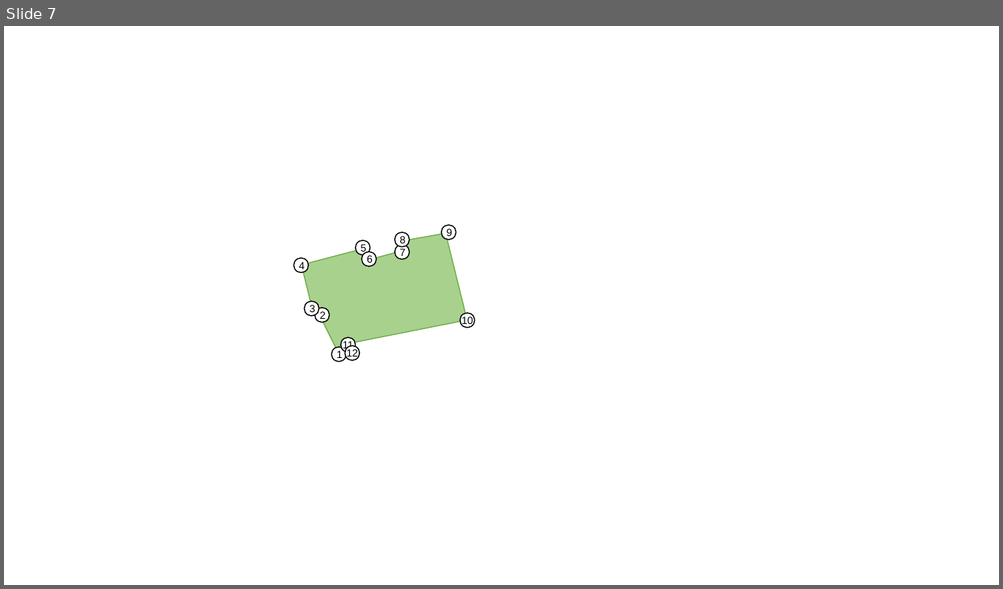
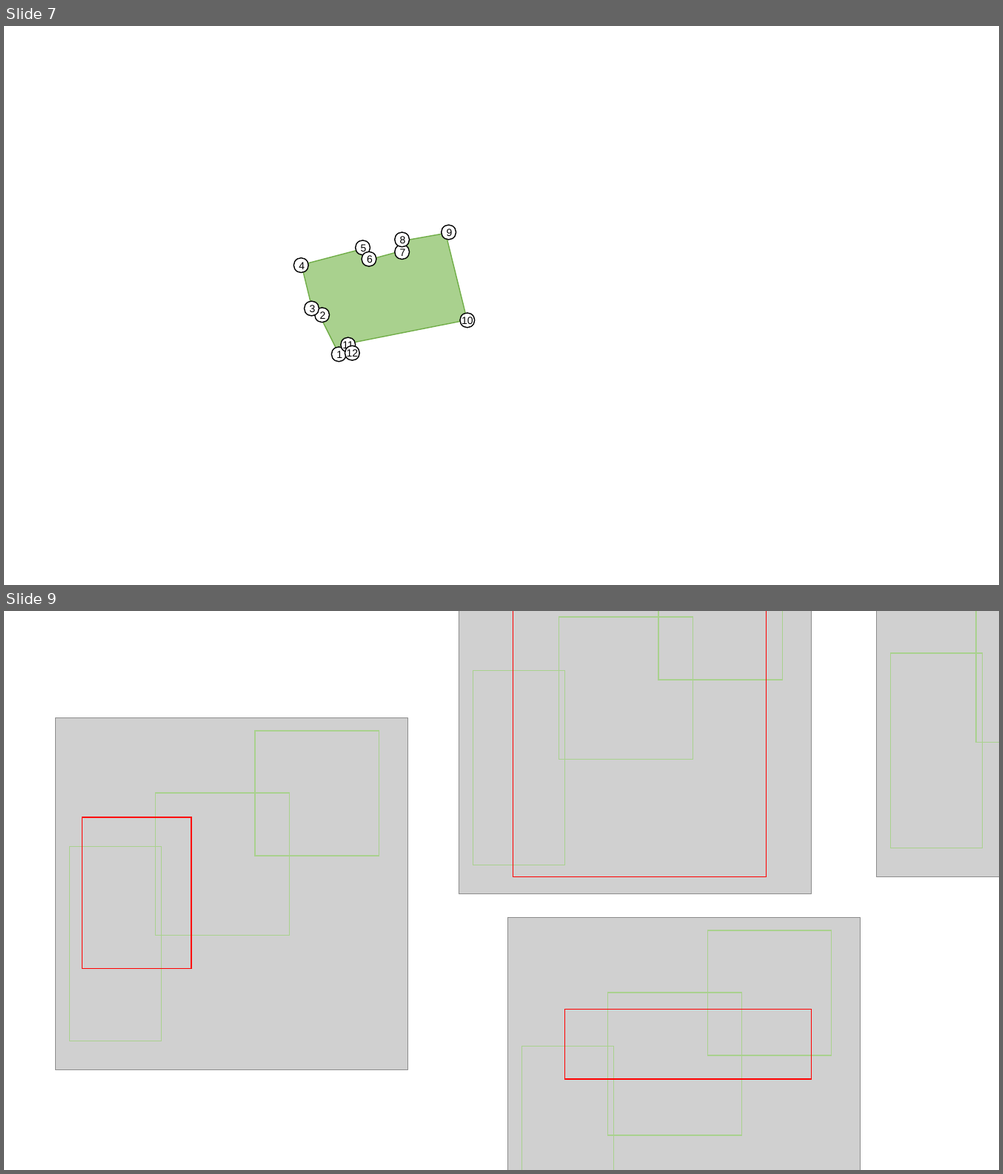
Before and after one commit to lizuoyue/ETH-Thesis, a slide deck: ThesisLaTeX/fig.pptx. Shown one above the other, each under a label of ours: slide 7 before the commit, slides 7 and 9 after it; the slides between them are not shown. The pictures are 1003x589 and 1003x1174 pixels, drawn with LibreOffice and Linux fonts; fonts in the diff are those of the drawing; grey boxes stand for pictures. Boxes give left, top, right and bottom in pixels: in the first picture for what was removed or moved away, otherwise in the second. Text is boxed around its words. In the diff, an @@ line names an element or a change of style, - is before the commit and + after.

```diff
--- a/ThesisLaTeX/fig.pptx
+++ b/ThesisLaTeX/fig.pptx
@@ slide 9 added at (4,611,999,1170), background #FFFFFF @@
@@ picture added at (458,611,811,894) @@
@@ rectangle added at (513,611,765,877), outline #FF0000 1 pt @@
@@ rectangle added at (558,617,693,760), outline #A9D18E 1 pt @@
@@ rectangle added at (658,611,782,681), outline #A9D18E 1 pt @@
@@ picture added at (876,611,999,877) @@
@@ rectangle added at (976,611,999,742), outline #A9D18E 1 pt @@
@@ rectangle added at (891,653,982,849), outline #A9D18E 1 pt @@
@@ rectangle added at (473,671,565,866), outline #A9D18E 1 pt @@
@@ picture added at (56,718,407,1071) @@
@@ rectangle added at (255,731,378,857), outline #A9D18E 1 pt @@
@@ rectangle added at (156,793,290,936), outline #A9D18E 1 pt @@
@@ rectangle added at (82,817,192,969), outline #FF0000 1 pt @@
@@ rectangle added at (70,847,162,1042), outline #A9D18E 1 pt @@
@@ picture added at (508,917,859,1170) @@
@@ rectangle added at (708,931,831,1056), outline #A9D18E 1 pt @@
@@ rectangle added at (565,1009,811,1079), outline #FF0000 1 pt @@
@@ rectangle added at (608,993,742,1136), outline #A9D18E 1 pt @@
@@ rectangle added at (522,1047,614,1170), outline #A9D18E 1 pt @@
```
Also in this commit, not shown: 2 slides changed, 1 other slide added, 23 other files.
